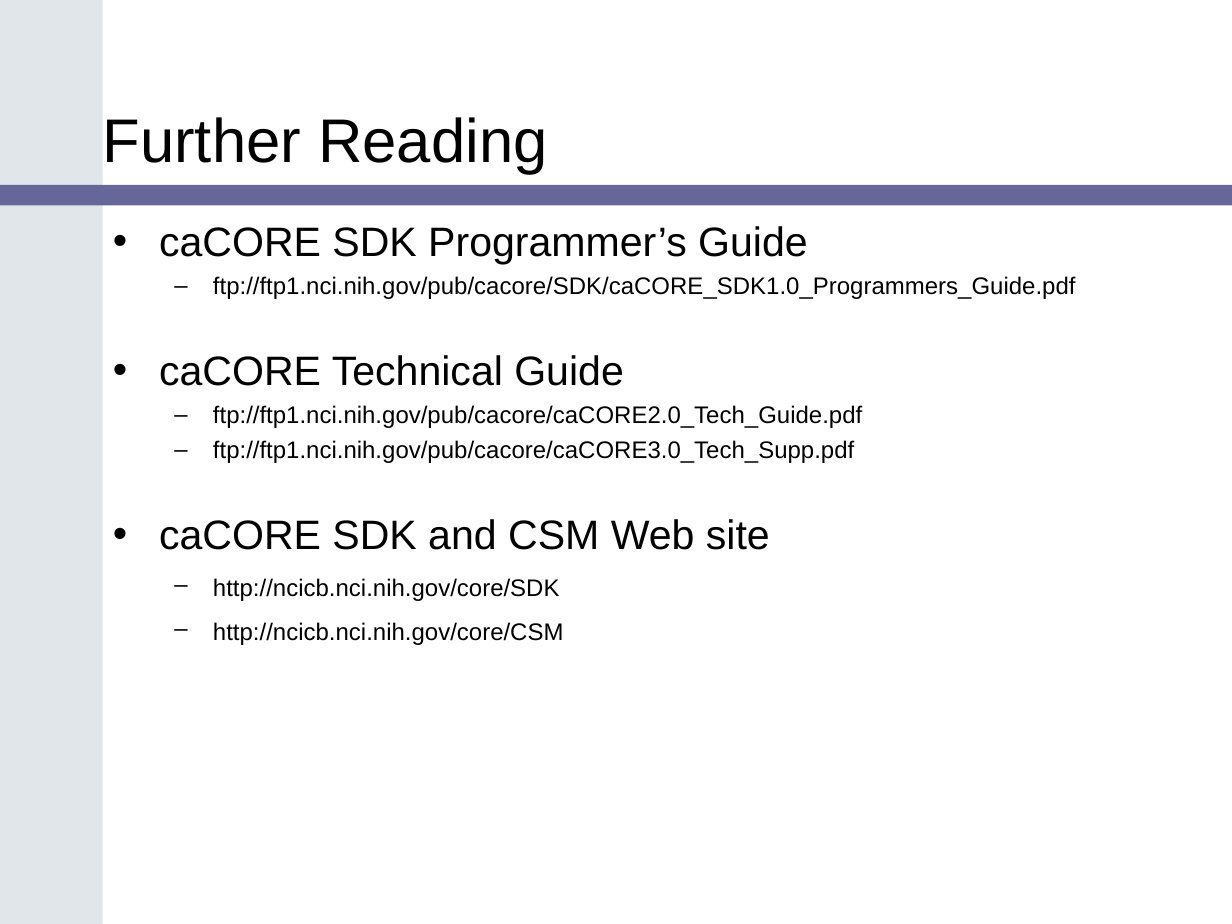
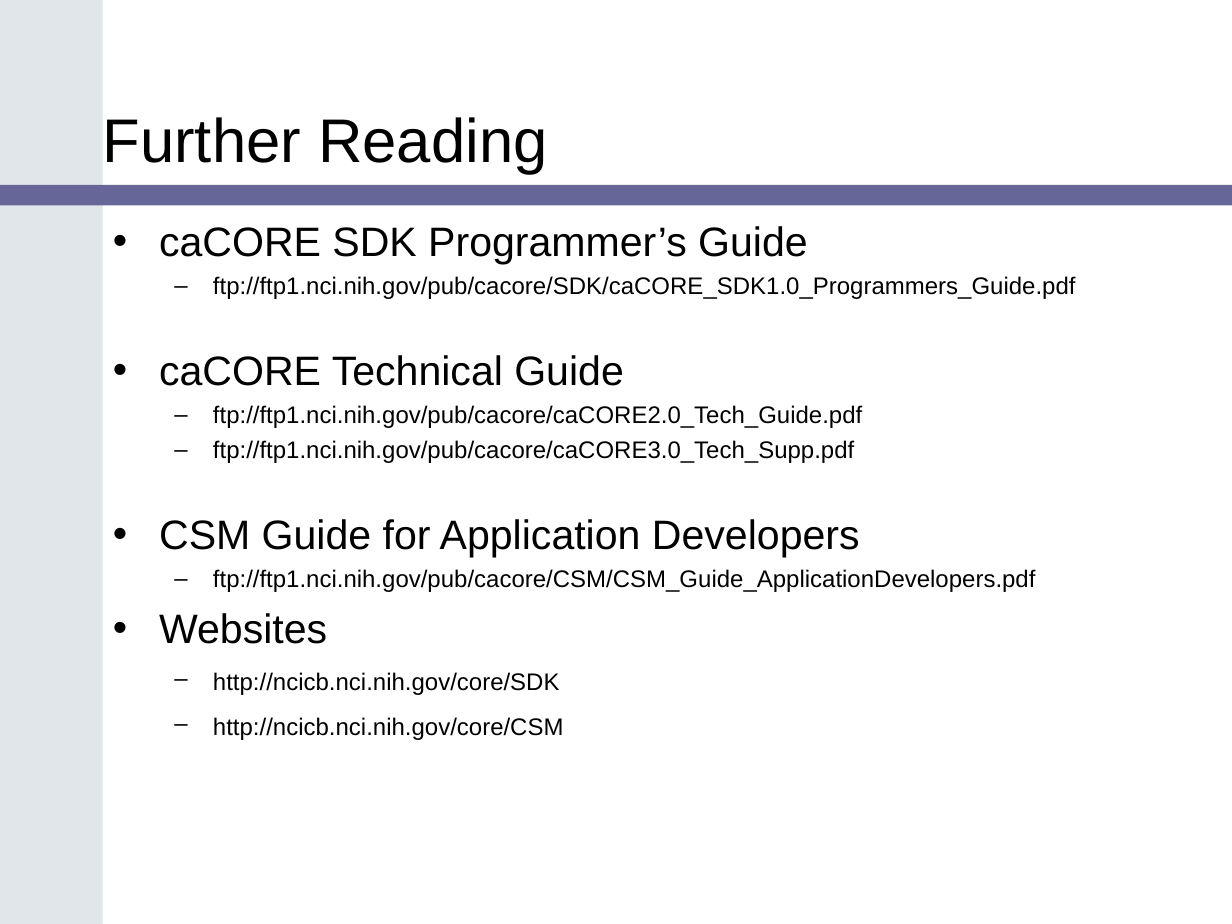
Before and after one commit to CBIIT/common-security-module-docs, a slide deck: slide 15 of Presentations/CSM-SDK_caBIG_v1.ppt. Drawn at 1232x924 pixels with LibreOffice and Linux fonts; fonts in the diff are those of the drawing; background and template pictures are left out. Boxes give left, top, right and bottom in pixels: in the first picture for what was removed or moved away, otherwise in the second. Text is boxed around its words. In the diff, an @@ line names an element or a change of style, - is before the commit and + after.

```diff
--- a/Presentations/CSM-SDK_caBIG_v1.ppt
+++ b/Presentations/CSM-SDK_caBIG_v1.ppt
@@ text at bbox=[159, 519, 1036, 644]: text changed; size 24 to 14 pt @@
-• caCORE SDK and CSM Web site
+• CSM Guide for Application Developers
+  – ftp://ftp1.nci.nih.gov/pub/cacore/CSM/CSM_Guide_ApplicationDevelopers.pdf
+• Websites
```
Also in this commit, not shown: 3 other slides changed.
